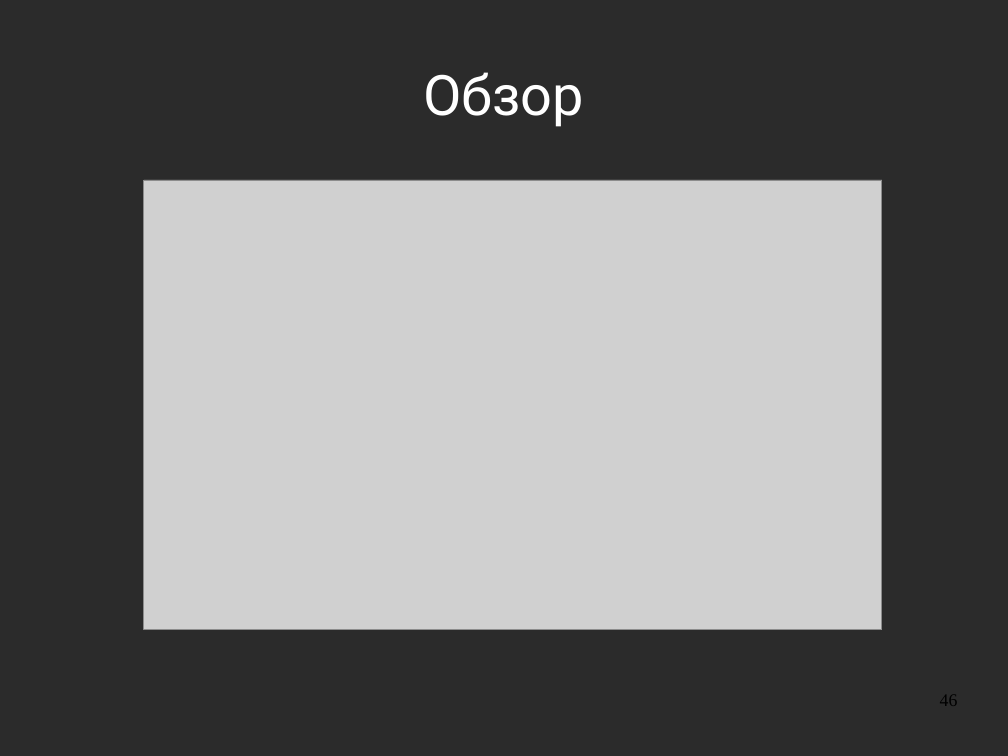
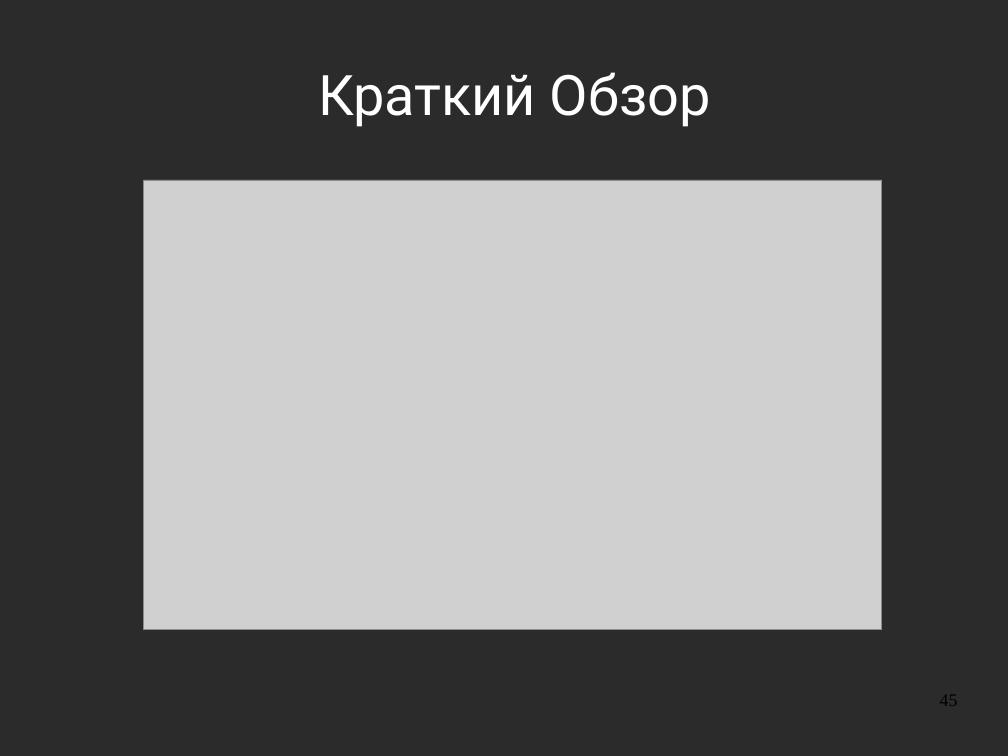
Before and after one commit to aeremenok/a-team-777, a slide deck: slide 45 of 10/smm/doc/eav_wireless.odp (slide 46 before the commit). Drawn at 1008x756 pixels with LibreOffice and Linux fonts; fonts in the diff are those of the drawing; grey boxes stand for pictures; background and template pictures are left out; a plain dark background stands for a picture behind light text. Boxes give left, top, right and bottom in pixels: in the first picture for what was removed or moved away, otherwise in the second. Text is boxed around its words. In the diff, an @@ line names an element or a change of style, - is before the commit and + after.

```diff
--- a/10/smm/doc/eav_wireless.odp
+++ b/10/smm/doc/eav_wireless.odp
@@ title at (x1=318, y1=72, x2=711, y2=127): text changed @@
-Обзор
+Краткий Обзор
@@ page number at (x1=940, y1=695, x2=958, y2=706): text changed @@
-46
+45
```
Also in this commit, not shown: 41 other slides changed, 2 slides added, 3 slides removed, 2 other files.
